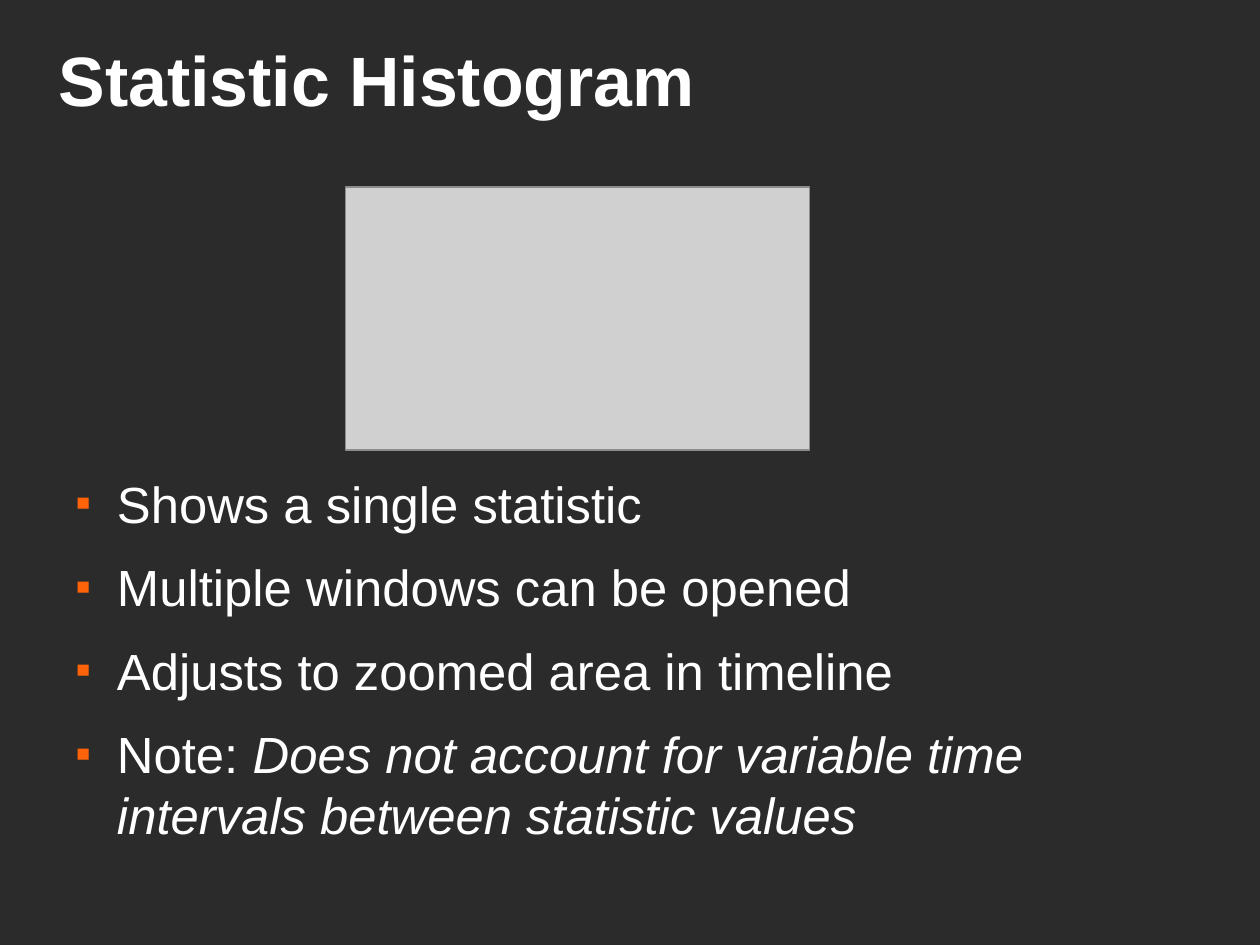
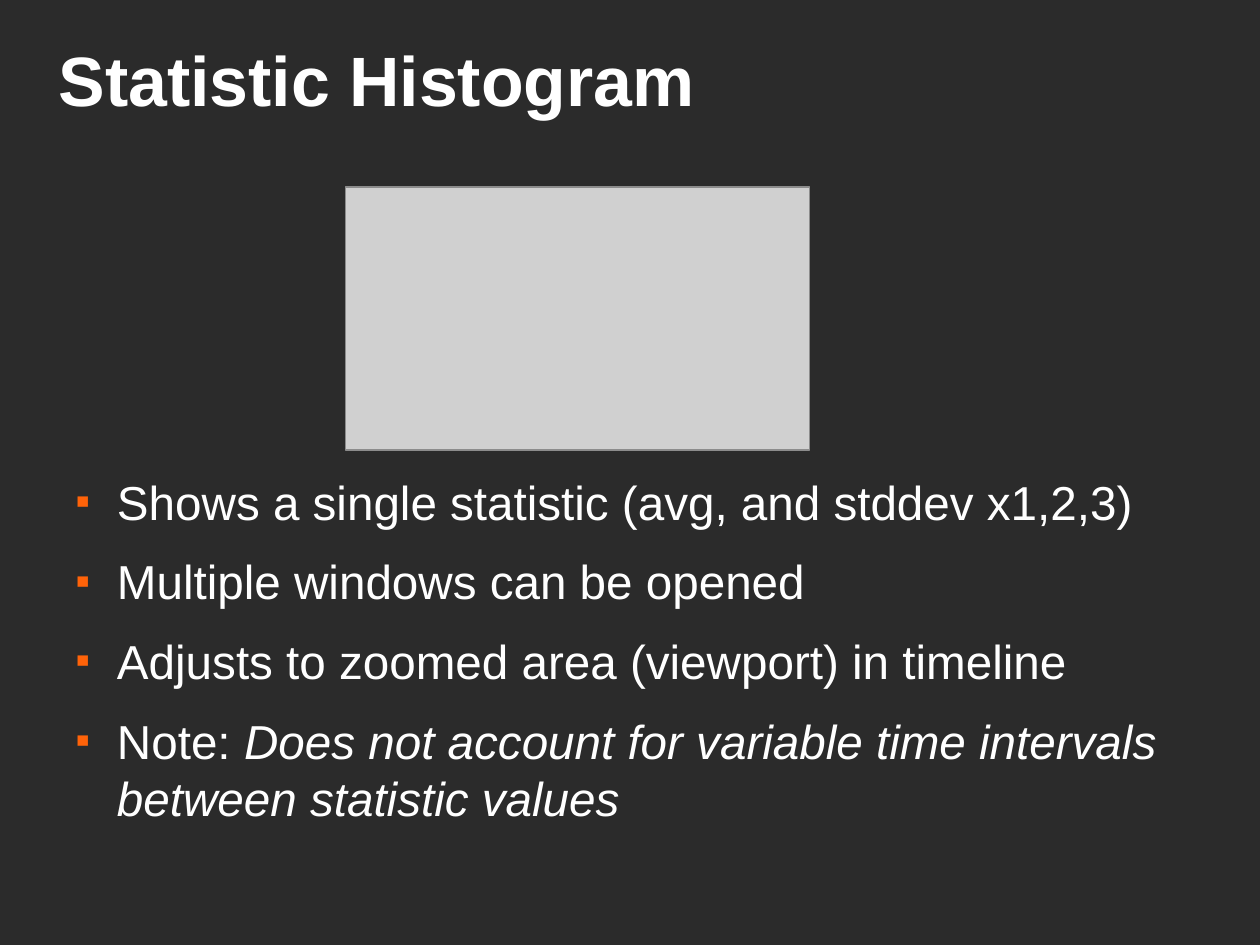
Before and after one commit to JulianKunkel/hdtrace-piosim, a slide deck: slide 23 of PIOsimHD-Doc/Presentations/OngoingWork-04-09/OngoingWork.odp (slide 22 before the commit). Drawn at 1260x945 pixels with LibreOffice and Linux fonts; fonts in the diff are those of the drawing; grey boxes stand for pictures; background and template pictures are left out; a plain dark background stands for a picture behind light text. Boxes give left, top, right and bottom in pixels: in the first picture for what was removed or moved away, otherwise in the second. Text is boxed around its words. In the diff, an @@ line names an element or a change of style, - is before the commit and + after.

```diff
--- a/PIOsimHD-Doc/Presentations/OngoingWork-04-09/OngoingWork.odp
+++ b/PIOsimHD-Doc/Presentations/OngoingWork-04-09/OngoingWork.odp
@@ text at (117,485,1132,529): text changed; size 32 to 30 pt @@
-■ Shows a single statistic
+■ Shows a single statistic (avg, and stddev x1,2,3)
@@ text at (117,564,1156,817): size 32 to 30 pt in "Multiple windows can be opened", "Note: Does not account for variable time ..." @@
@@ text at (117,644,1066,688): text changed; size 32 to 30 pt @@
-■ Adjusts to zoomed area in timeline
+■ Adjusts to zoomed area (viewport) in timeline
```
Also in this commit, not shown: 22 other slides changed, 9 slides added, 1 slide removed.
